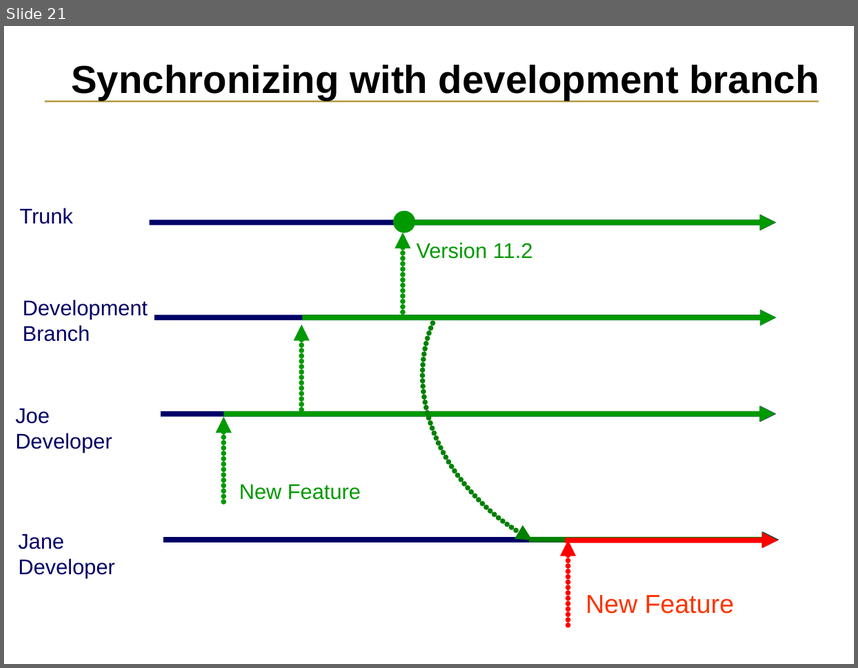
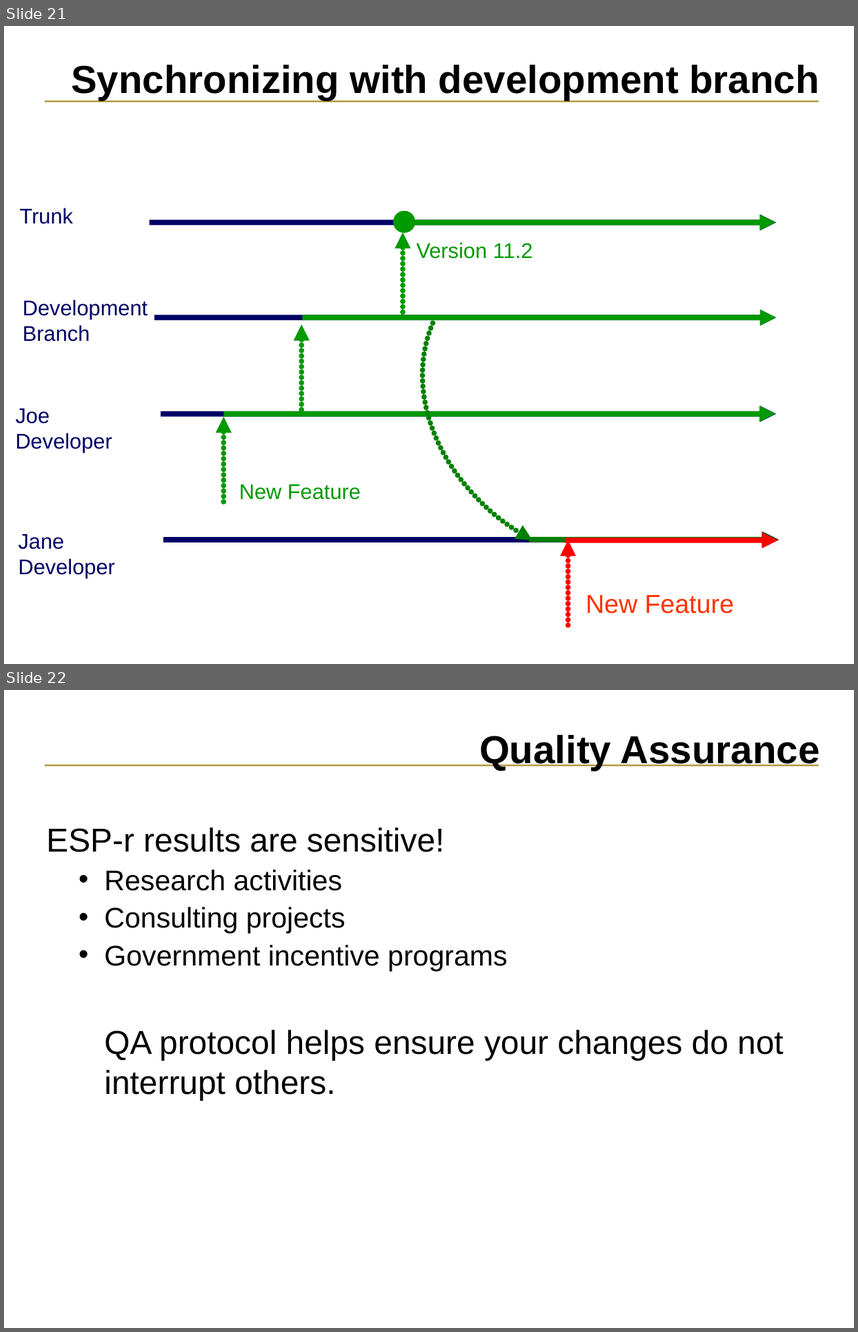
Before and after one commit to ESP-rCommunity/ESPrExtras, a slide deck: training/NRCan_course_materials/svn_tutorial/ESP-r_source_code.ppt. Shown one above the other, each under a label of ours: slide 21 before the commit, slides 21 and 22 after it. The pictures are 858x668 and 858x1332 pixels, drawn with LibreOffice and Linux fonts; fonts in the diff are those of the drawing. Boxes give left, top, right and bottom in pixels: in the first picture for what was removed or moved away, otherwise in the second. Text is boxed around its words. In the diff, an @@ line names an element or a change of style, - is before the commit and + after.

```diff
--- a/training/NRCan_course_materials/svn_tutorial/ESP-r_source_code.ppt
+++ b/training/NRCan_course_materials/svn_tutorial/ESP-r_source_code.ppt
@@ slide 22 added at <box>4,690,854,1328</box>, background #FFFFFF; not listed: 1 template element that a slide beside it also shows @@
@@ title added at <box>479,735,820,770</box>, 33 pt, text #000000, bold @@
+Quality Assurance
@@ text added at <box>46,827,784,1100</box>, 28 pt, text #000000 @@
+ESP-r results are sensitive!
+  • Research activities
+  • Consulting projects
+  • Government incentive programs
+QA protocol helps ensure your changes do not interrupt others.
```
Also in this commit, not shown: 1 slide changed, 4 other slides added, 1 other file.
